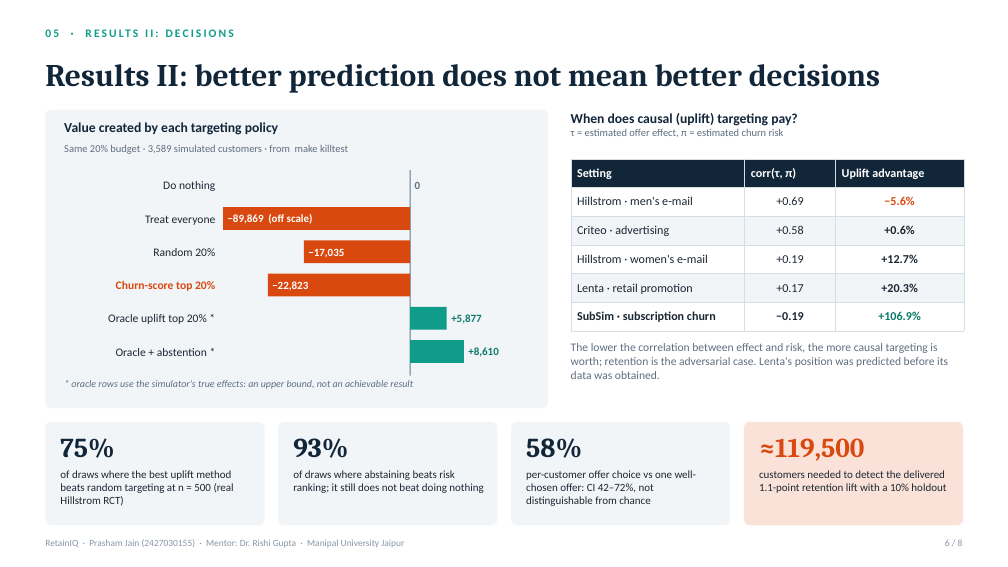
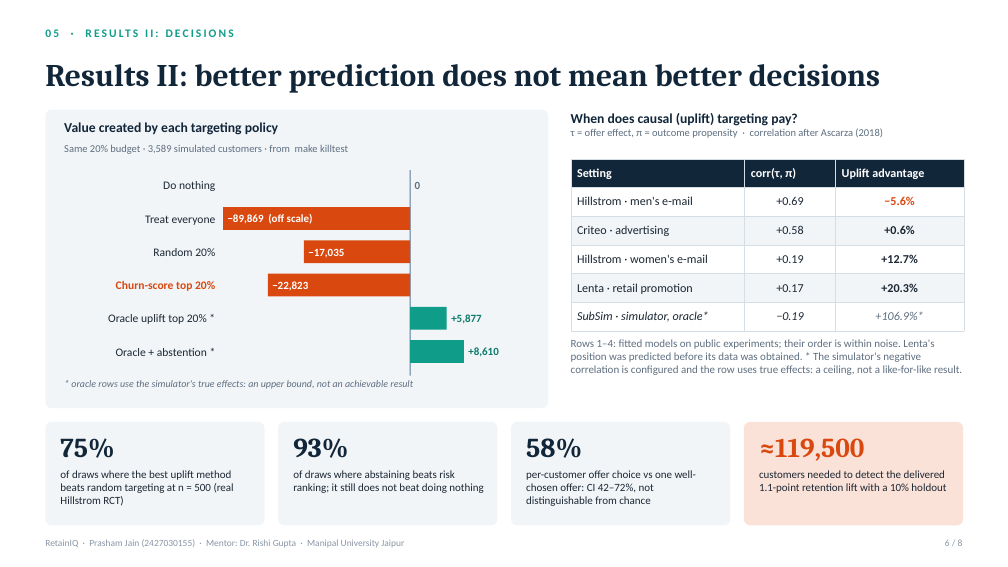
Before and after one commit to PrashamJ17/PBL-Proj, a slide deck: slide 6 of presentation/RetainIQ_Presentation.pptx. Drawn at 1008x567 pixels with LibreOffice and Linux fonts; fonts in the diff are those of the drawing. Boxes give left, top, right and bottom in pixels: in the first picture for what was removed or moved away, otherwise in the second. Text is boxed around its words. In the diff, an @@ line names an element or a change of style, - is before the commit and + after.

```diff
--- a/presentation/RetainIQ_Presentation.pptx
+++ b/presentation/RetainIQ_Presentation.pptx
@@ text at bbox=[571, 128, 883, 138]: text changed @@
-τ = estimated offer effect, π = estimated churn risk
+τ = offer effect, π = outcome propensity · correlation after Ascarza (2018)
@@ table at bbox=[571, 159, 964, 326] @@
-row 6, column 1: SubSim · subscription churn
+row 6, column 1: SubSim · simulator, oracle*
-row 6, column 3: +106.9%
+row 6, column 3: +106.9%*
@@ bold off, italic on in "−0.19" @@
@@ text at bbox=[571, 339, 962, 375]: text changed; size 11 to 10.5 pt @@
-The lower the correlation between effect and risk, the more causal targeting is worth; retention is the adversarial case. Lenta's position was predicted before its data was obtained.
+Rows 1–4: fitted models on public experiments; their order is within noise. Lenta's position was predicted before its data was obtained. * The simulator's negative correlation is configured and the row uses true effects: a ceiling, not a like-for-like result.
```
Also in this commit, not shown: 4 other slides changed, 14 other files.
